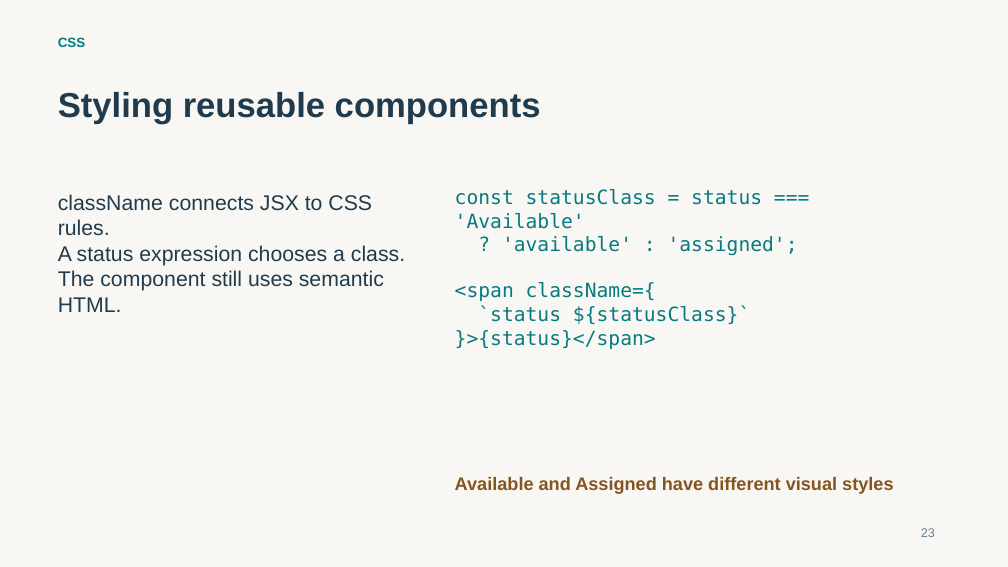
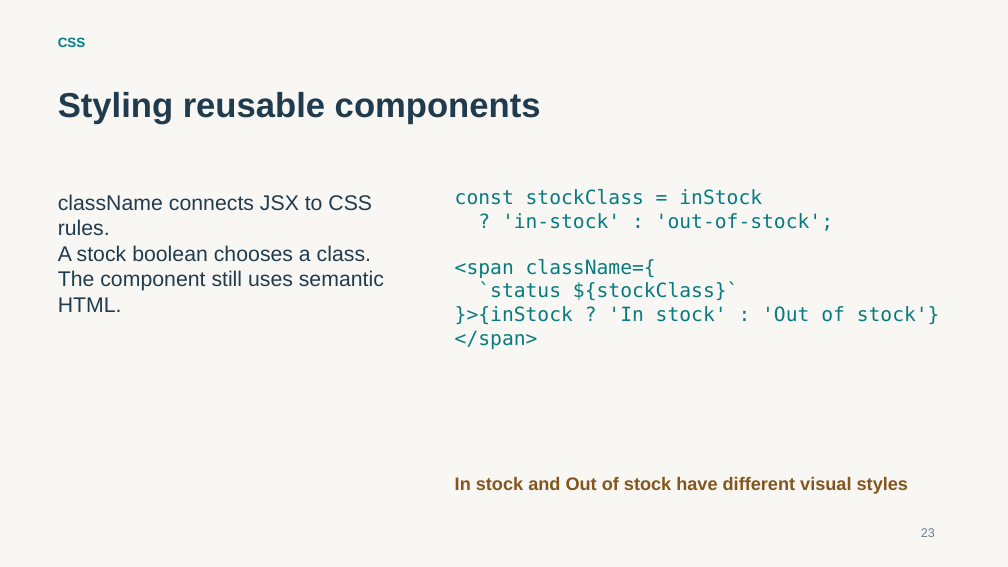
Before and after one commit to thesubhaprasad/tcs-sme-reactjs-learning, a slide deck: slide 23 of training/day-2/2_ReactJS_Day_Two_Subha_Prasad.pptx. Drawn at 1008x567 pixels with LibreOffice and Linux fonts; fonts in the diff are those of the drawing. Boxes give left, top, right and bottom in pixels: in the first picture for what was removed or moved away, otherwise in the second. Text is boxed around its words. In the diff, an @@ line names an element or a change of style, - is before the commit and + after.

```diff
--- a/training/day-2/2_ReactJS_Day_Two_Subha_Prasad.pptx
+++ b/training/day-2/2_ReactJS_Day_Two_Subha_Prasad.pptx
@@ text at bbox=[455, 189, 833, 231]: text changed @@
-const statusClass = status === 'Available'
-? 'available' : 'assigned';
+const stockClass = inStock
+? 'in-stock' : 'out-of-stock';
@@ text at bbox=[58, 245, 371, 261]: text changed @@
-A status expression chooses a class.
+A stock boolean chooses a class.
@@ text at bbox=[455, 282, 940, 349]: text changed @@
-`status ${statusClass}`
-}>{status}</span>
+`status ${stockClass}`
+}>{inStock ? 'In stock' : 'Out of stock'}</span>
@@ text at bbox=[455, 477, 908, 494]: text changed @@
-Available and Assigned have different visual styles
+In stock and Out of stock have different visual styles
```
Also in this commit, not shown: 24 other slides changed, 23 other files.
